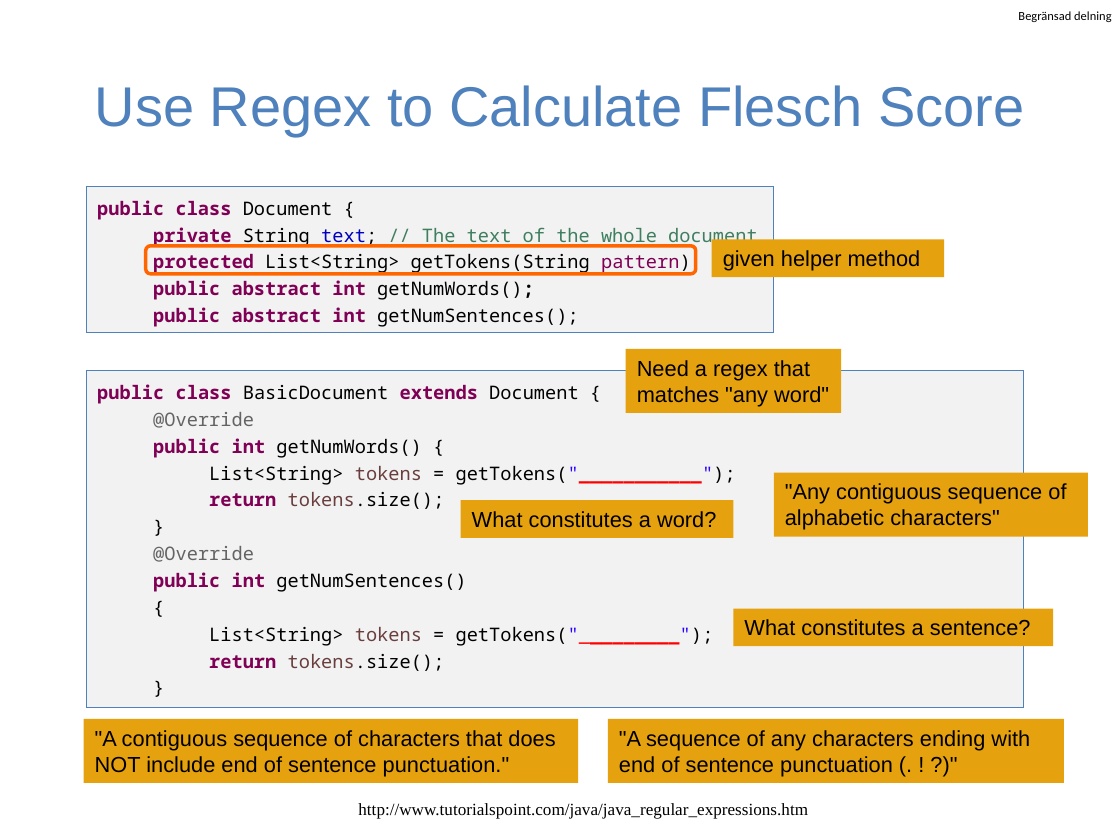
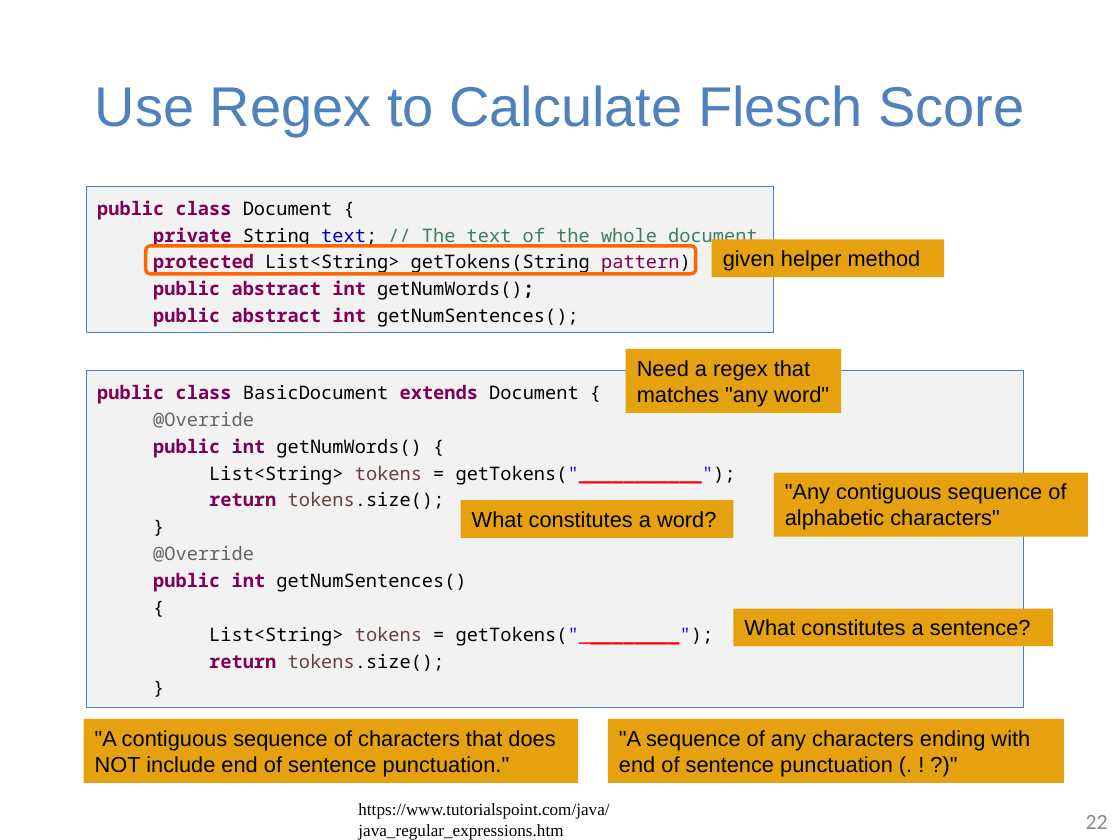
Before and after one commit to guhofstra/CSC111Fa25, a slide deck: slide 22 of PPTs/Lecture 4-string in java.pptx (slide 16 before the commit). Drawn at 1120x840 pixels with LibreOffice and Linux fonts; fonts in the diff are those of the drawing. Boxes give left, top, right and bottom in pixels: in the first picture for what was removed or moved away, otherwise in the second. Text is boxed around its words. In the diff, an @@ line names an element or a change of style, - is before the commit and + after.

```diff
--- a/PPTs/Lecture 4-string in java.pptx
+++ b/PPTs/Lecture 4-string in java.pptx
@@ text removed at [1018, 11, 1111, 22] @@
-Begränsad delning
@@ text at [358, 803, 609, 840]: text changed @@
-http://www.tutorialspoint.com/java/java_regular_expressions.htm
+https://www.tutorialspoint.com/java/java_regular_expressions.htm
@@ page number added at [1086, 815, 1108, 829], 14 pt, text #8C8C8C @@
+22
```
Also in this commit, not shown: 15 other slides changed, 13 slides added, 3 slides removed, 32 other files.
